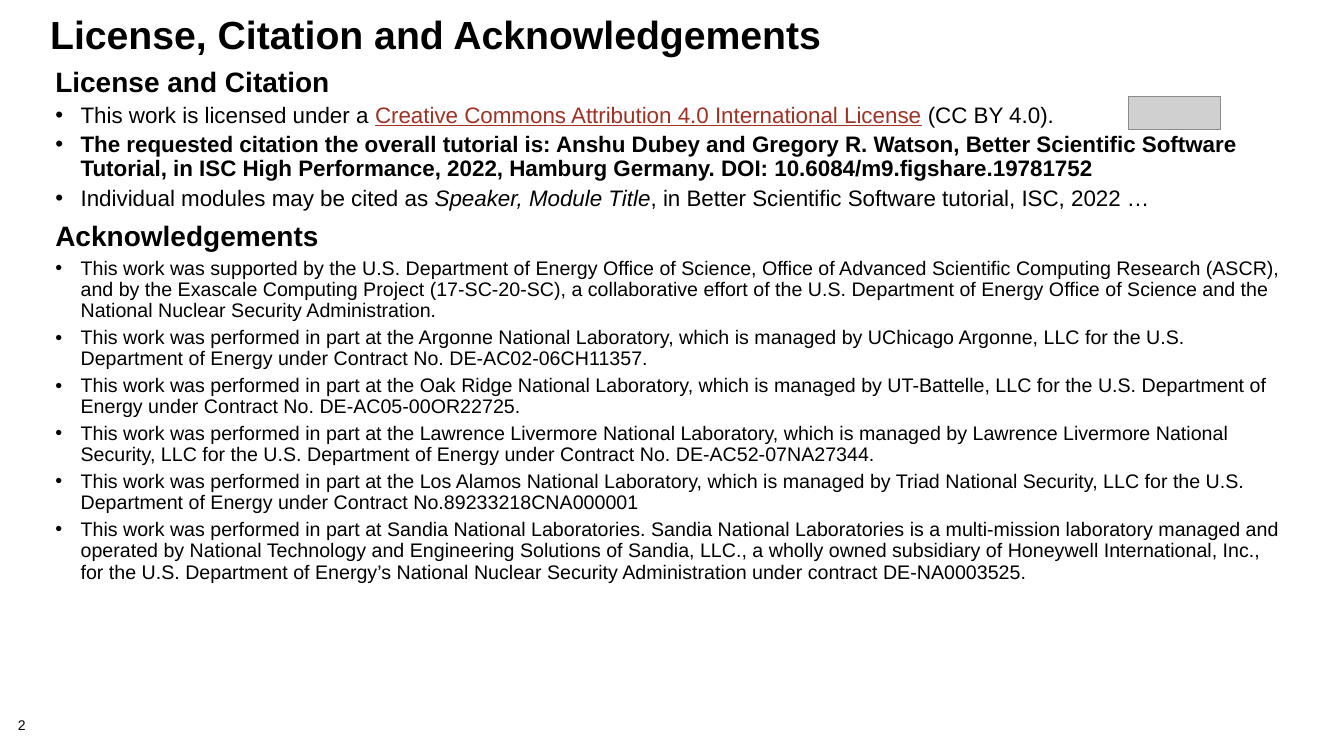
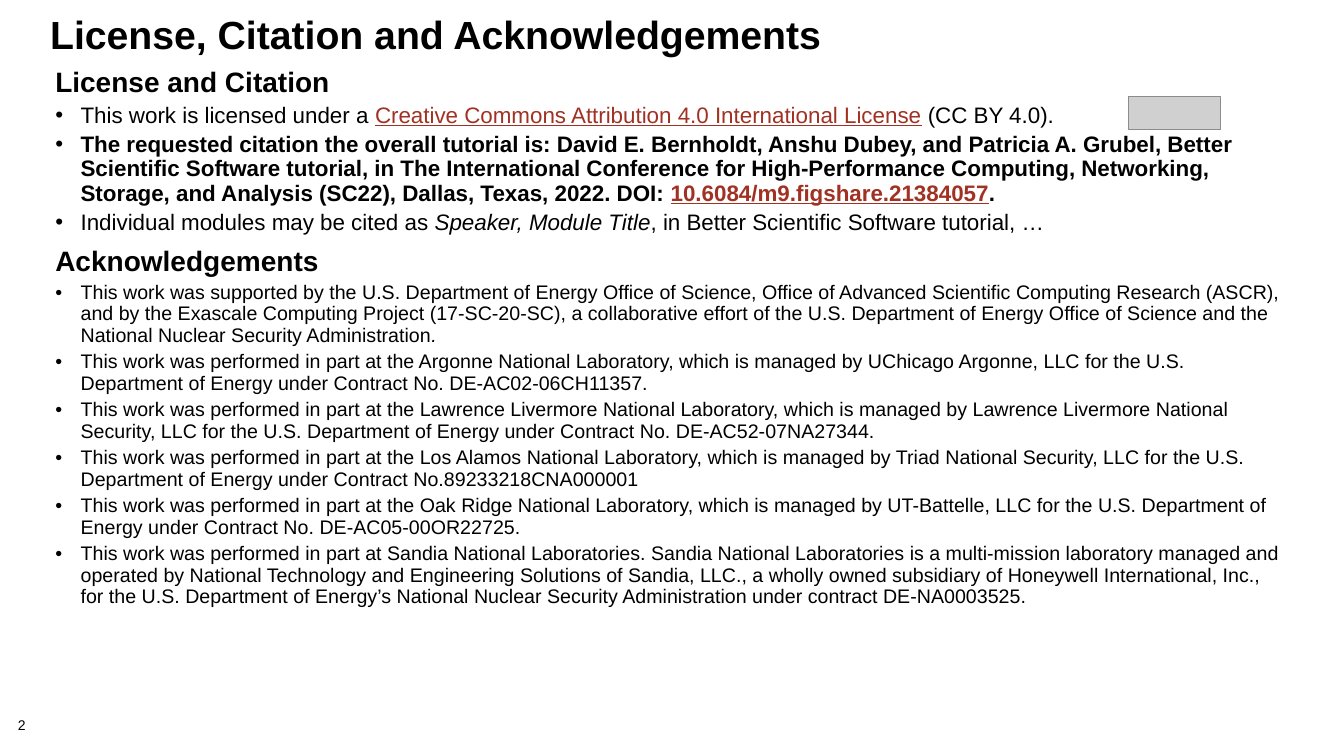
Before and after one commit to bssw-tutorial/presentations, a slide deck: slide 2 of summary.pptx. Drawn at 1344x756 pixels with LibreOffice and Linux fonts; fonts in the diff are those of the drawing; grey boxes stand for pictures; background and template pictures are left out. Boxes give left, top, right and bottom in pixels: in the first picture for what was removed or moved away, otherwise in the second. Text is boxed around its words. In the diff, an @@ line names an element or a change of style, - is before the commit and + after.

Commit message:
Update for SC22

```diff
--- a/summary.pptx
+++ b/summary.pptx
@@ text at <box>81,135,1232,235</box>: text changed @@
-• The requested citation the overall tutorial is: Anshu Dubey and Gregory R. Watson, Better Scientific Software Tutorial, in ISC High Performance, 2022, Hamburg Germany. DOI: 10.6084/m9.figshare.19781752
-• Individual modules may be cited as Speaker, Module Title, in Better Scientific Software tutorial, ISC, 2022 …
+• The requested citation the overall tutorial is: David E. Bernholdt, Anshu Dubey, and Patricia A. Grubel, Better Scientific Software tutorial, in The International Conference for High-Performance Computing, Networking, Storage, and Analysis (SC22), Dallas, Texas, 2022. DOI: 10.6084/m9.figshare.21384057.
+• Individual modules may be cited as Speaker, Module Title, in Better Scientific Software tutorial, …
@@ text at <box>81,377,1266,417</box>: paragraph removed @@
-• This work was performed in part at the Oak Ridge National Laboratory, which is managed by UT-Battelle, LLC for the U.S. Department of Energy under Contract No. DE-AC05-00OR22725.
@@ text at <box>81,497,1266,538</box>: paragraph added @@
+• This work was performed in part at the Oak Ridge National Laboratory, which is managed by UT-Battelle, LLC for the U.S. Department of Energy under Contract No. DE-AC05-00OR22725.
```
Also in this commit, not shown: 3 other slides changed, 4 slides removed.
